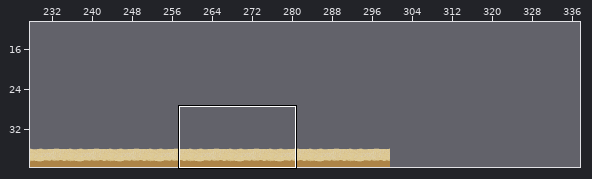
Two versions of a level (Tiled map, nobuild/maps/map.tmx). The picture above shows the old version from afar; the outline marks the close-up.
Close-up. Before the edit:
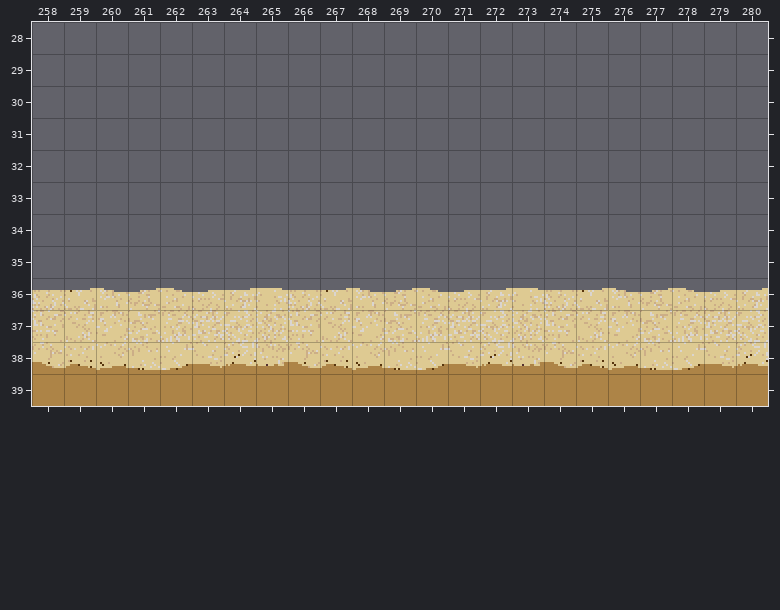
Cells are 16x16 px. Shown: x 258..280, y 28..39. The commit also changed other parts of the map, which this record leaves out. The old version is drawn lined up with the new one.
The same view after the edit:
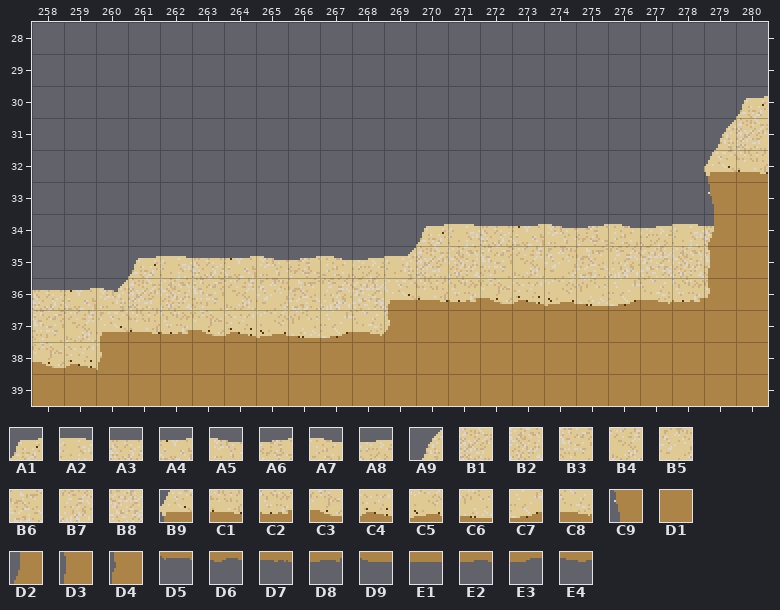
Key: from "tileset2": A1 1, A2 2, A3 3, A4 4, A5 5, A6 6, A7 7, A8 8, A9 13, B1 14, B2 15, B3 16, B4 17, B5 18, B6 19, B7 20, B8 21, B9 26, C1 27, C2 28, C3 29, C4 30, C5 31, C6 32, C7 33, C8 34, C9 39, D1 41, D2 52, D3 65, D4 78, D5 91, D6 92, D7 93, D8 94, D9 95, E1 96, E2 97, E3 98, E4 99.
__ is an empty cell.
Change:
map size 300x30 -> 500x40 cells (old content now starts at 0,10; both pictures use the new coordinates)
Layer "ground1":
y 35: x 261..269 __ __ __ __ __ __ __ __ __ -> A1 A2 A3 A4 A5 A6 A7 A8 A2
y 36: x 260..269 __ __ __ __ __ __ __ __ __ __ -> A9 B1 B2 B3 B4 B5 B6 B7 B8 B2
y 37: x 260..269 __ __ __ __ __ __ __ __ __ __ -> B9 C1 C2 C3 C4 C5 C6 C7 C8 C2
y 38: x 260..280 __ __ __ __ __ __ __ __ __ __ __ __ __ __ __ __ __ __ __ __ __ -> D4 D1 D1 D1 D1 D1 D1 D1 D1 D1 D1 D1 D1 D1 D1 D1 D1 D1 D1 D1 D1
Layer "ground2":
y 34: x 270..279 __ __ __ __ __ __ __ __ __ __ -> A1 A2 A3 A4 A5 A6 A7 A8 A2 A3
y 35: x 269..279 __ __ __ __ __ __ __ __ __ __ __ -> A9 B1 B2 B3 B4 B5 B6 B7 B8 B2 B3
y 36: x 269..279 __ __ __ __ __ __ __ __ __ __ __ -> B9 C1 C2 C3 C4 C5 C6 C7 C8 C2 C3
y 37: x 269..280 __ __ __ __ __ __ __ __ __ __ __ __ -> D4 D1 D1 D1 D1 D1 D1 D1 D1 D1 D1 D1
y 38: x 269..280 __ __ __ __ __ __ __ __ __ __ __ __ -> D5 D6 D7 D8 D9 E1 E2 E3 E4 D7 D8 D9
Layer "ground3":
y 30: x 280 __ -> A1
y 31: x 279..280 __ __ -> A9 B1
y 32: x 279..280 __ __ -> B9 C1
y 33: x 279..280 __ __ -> C9 D1
y 34: x 279..280 __ __ -> D2 D1
y 35: x 279..280 __ __ -> D3 D1
y 36: x 279..280 __ __ -> D4 D1
y 37: x 279..280 __ __ -> D5 D6
Pixel boxes of the changes (left, top, right, bottom) in both close-ups:
added: (96, 96, 768, 370)
